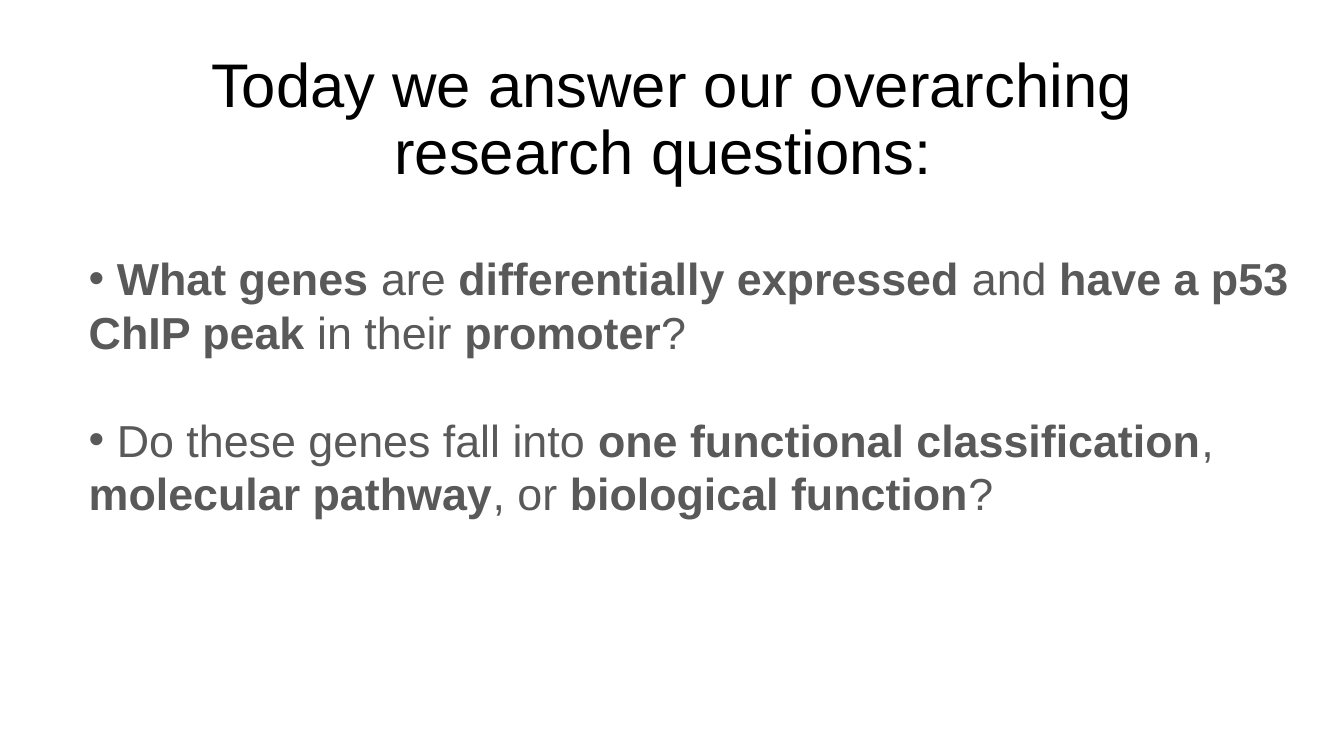
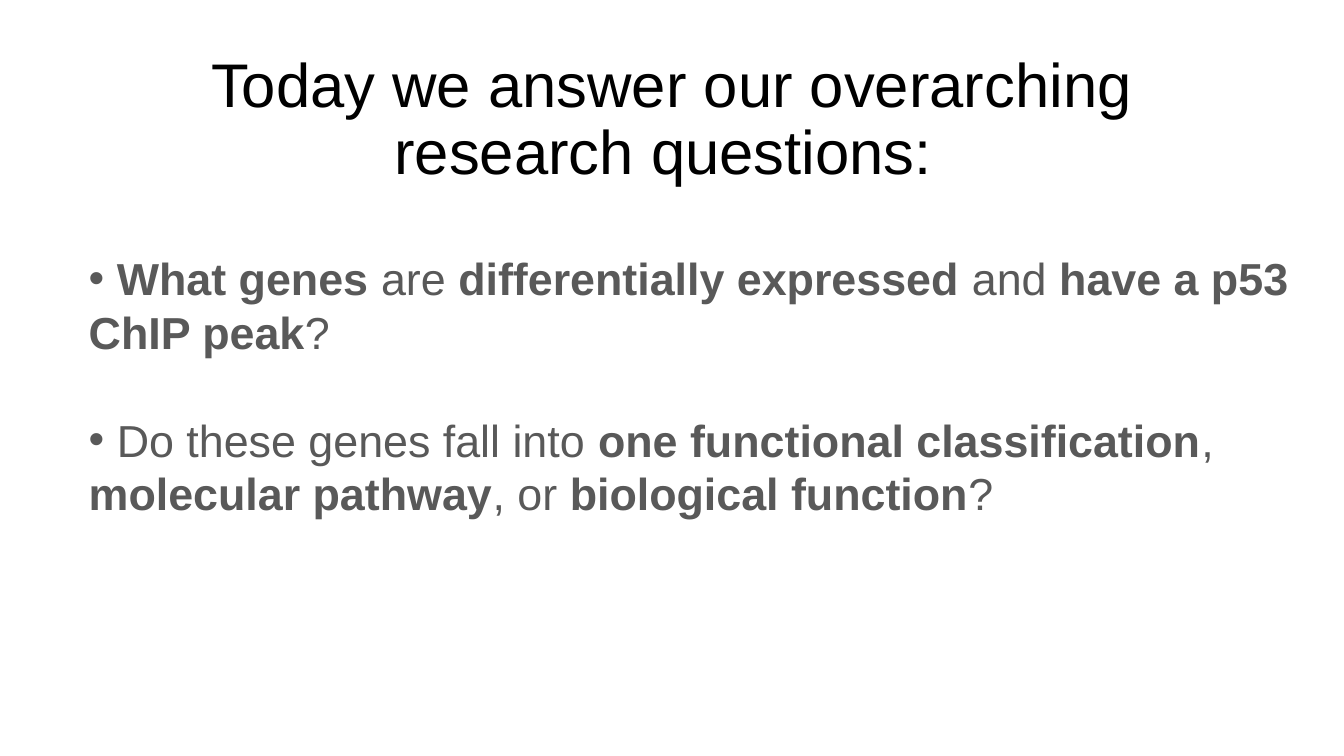
Before and after one commit to Dowell-Lab/srworkshop, a slide deck: slide 4 of projectB/day09/slides/projectB-day09.pptx. Drawn at 1344x756 pixels with LibreOffice and Linux fonts; fonts in the diff are those of the drawing. Boxes give left, top, right and bottom in pixels: in the first picture for what was removed or moved away, otherwise in the second. Text is boxed around its words. In the diff, an @@ line names an element or a change of style, - is before the commit and + after.

```diff
--- a/projectB/day09/slides/projectB-day09.pptx
+++ b/projectB/day09/slides/projectB-day09.pptx
@@ text at <box>89,262,1288,358</box>: text changed @@
-• What genes are differentially expressed and have a p53 ChIP peak in their promoter?
+• What genes are differentially expressed and have a p53 ChIP peak?
```
Also in this commit, not shown: 4 other files.
